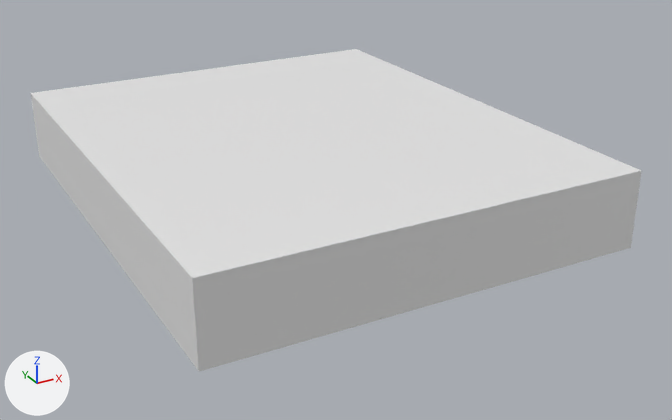
Before and after pictures for a commit that changed the glTF model Model3d/glb/C04-01120A.glb.
The view is the same before and after, from a 50 mm lens placed at (-0.00222, -0.00647, 0.00446), pointed at (0.00274, 0.00256, -0.00006). Every picture has the same lights, and +X, +Y and +Z are marked at lower left. The older version comes first. Where no turn or scale is listed for an object, it has been applied to the vertices. Vertices at exactly the same position are counted once.

The first picture shows 'OpenSCAD Model'.
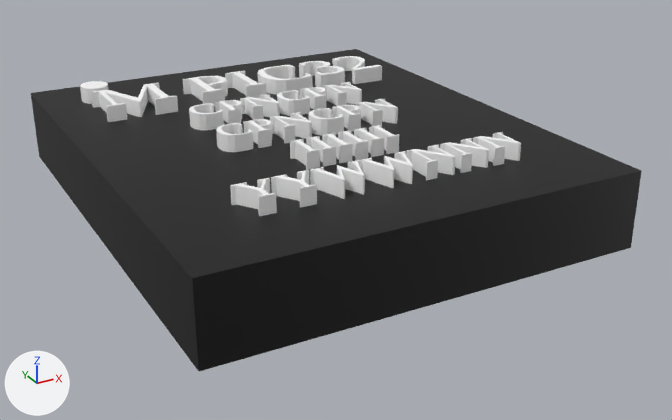
What differs and where, as boxes (x1, y1, x2, y2) in the pictures (672 x 420 px):
part 1 of me_openscad_model, added
    after: (31, 49, 641, 278)
part 2 of me_openscad_model, recoloured (white to black)
    both: (31, 94, 642, 371)

What the commit changed:
Material 'Color 1' (mat_color_1) is new.
Its base color is (0.0, 0.0, 0.0) (black #000000).
Material 'Color 2' (mat_color_2) is new.
Its base color is (1.0, 1.0, 1.0) (white #ffffff).
me_openscad_model is used by ob_openscad_model.
me_openscad_model had 8 vertices, 12 faces and spanned x 0.0..0.005, y 0.0..0.006, z 0.0..0.0009.
me_openscad_model now has 1505 vertices, 3006 faces and spans x 0.0..0.005, y 0.0..0.006, z 0.0..0.0011.
me_openscad_model part 1: 1497 vertices added at x 0.0005..0.00442, y 0.00085..0.00545, z 0.0009..0.0011.
me_openscad_model part 2: 10 faces spanning x 0.0..0.005, y 0.0..0.006, z 0.0..0.0009 switch from no material to mat_color_1 (black #000000).
me_openscad_model gains material mat_color_2 (white #ffffff).
